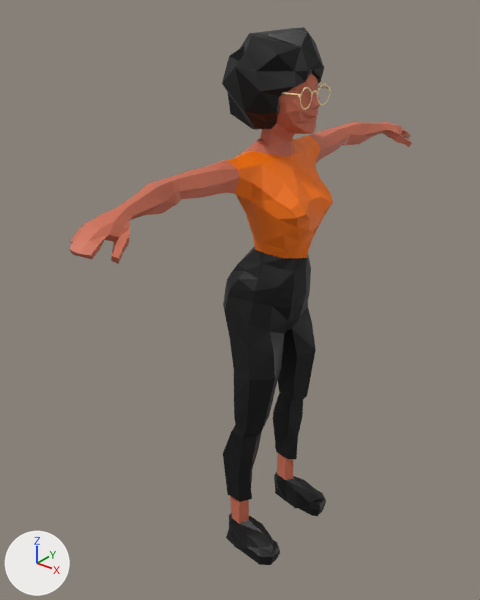
An edit to the Blender file assets/models/Louane/jasmine_louane.blend, drawn before and after from the same camera.
Both versions are drawn from a 50 mm lens placed at (1.042, -1.45, 1.71), pointed at (-0.07, -0.06, 0.848). The lights are fixed; the arrows at lower left show +X, +Y and +Z.

Objects in the first picture: 'Plane', 'lpFemale_casual_G'.
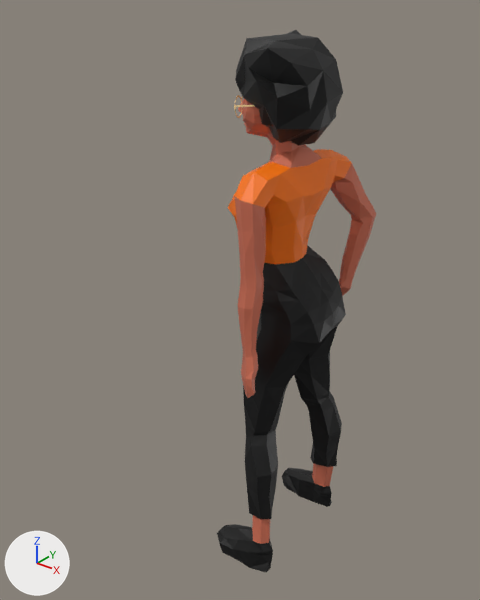
The newer file adds an action. The first version stands in its rest pose; the second is drawn at frame 10 of the action 'idle'.

Location of each change, (x1, y1, x2, y2) in pixels of the pictures (480 x 600 px):
'lpFemale_casual_G', posed (53% narrower): before (69, 27, 412, 565); after (217, 30, 376, 572)

The change in detail:
Bone 'root' (bone_root) turns from (0, 0, 0) to (0, 0, -180) degrees about its own x, y and z.
Bone 'forearm_tweak.R' (bone_forearm_tweak_r) moves from (0.0, 0.0, 0.0) to (0.102, -0.021, 0.063).
Bone 'torso' (bone_torso) turns from (0, 0, 0) to (0, 11, 0) degrees about its own x, y and z.
Bone 'chest' (bone_chest) turns from (0, 0, 0) to (1, -11, -5) degrees about its own x, y and z.
Bone 'head' (bone_head) turns from (0, 0, 0) to (0, 23, 0) degrees about its own x, y and z.
Bone 'hand_ik.L' (bone_hand_ik_l) moves from (0.0, 0.0, 0.0) to (0.665, -0.289, 0.297).
Bone 'hand_ik.L' (bone_hand_ik_l) turns from (0, 0, 0) to (30, 26, -55) degrees about its own x, y and z.
Bone 'hand_ik.R' (bone_hand_ik_r) moves from (0.0, 0.0, 0.0) to (-0.633, -0.351, 0.226).
Bone 'hand_ik.R' (bone_hand_ik_r) turns from (0, 0, 0) to (104, 34, 43) degrees about its own x, y and z.
Bone 'foot_ik.L' (bone_foot_ik_l) moves from (0.0, 0.0, 0.0) to (0.045, 0.0, 0.0).
Bone 'thigh_ik_target.L' (bone_thigh_ik_target_l) moves from (0.0, 0.0, 0.0) to (-0.309, 0.095, -0.08).
Bone 'foot_ik.R' (bone_foot_ik_r) moves from (0.0, 0.0, 0.0) to (-0.073, 0.0, 0.0).
Bone 'thigh_ik_target.R' (bone_thigh_ik_target_r) moves from (0.0, 0.0, 0.0) to (0.161, 0.719, -0.161).
